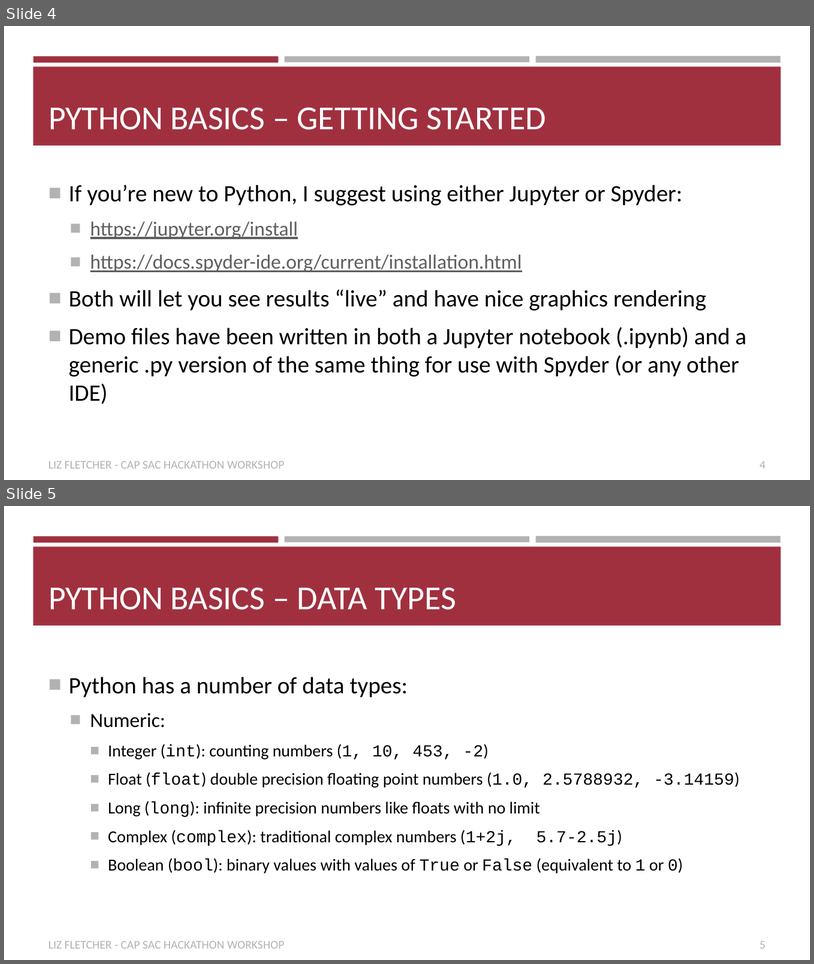
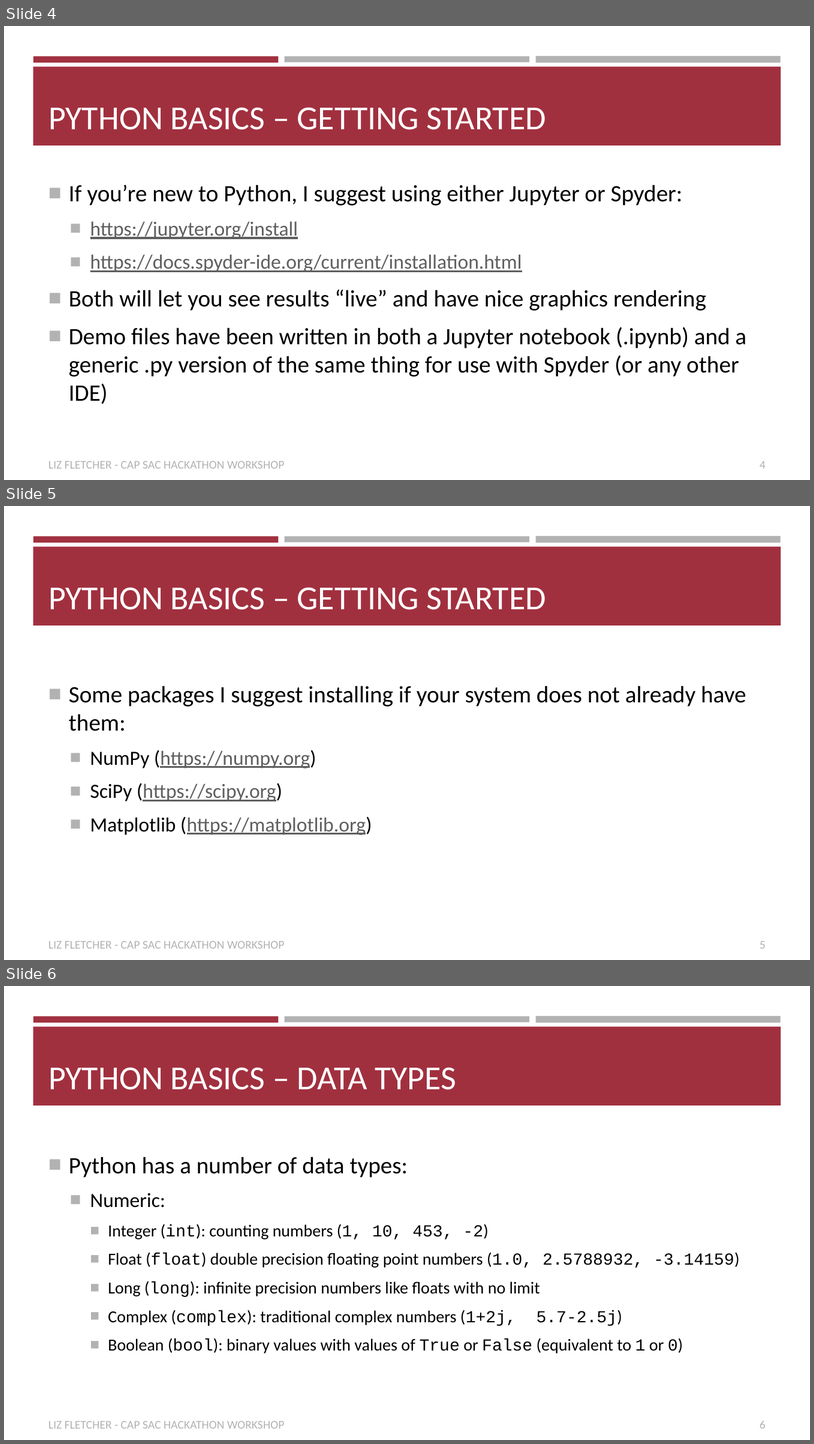
Before and after one commit to efletcher/CAP_SAC_Workshop, a slide deck: CAP_SAC_workshop.pptx. Shown one above the other, each under a label of ours: slides 4 and 5 before the commit, slides 4, 5 and 6 after it. The pictures are 814x964 and 814x1444 pixels, drawn with LibreOffice and Linux fonts; fonts in the diff are those of the drawing. Boxes give left, top, right and bottom in pixels: in the first picture for what was removed or moved away, otherwise in the second. Text is boxed around its words. In the diff, an @@ line names an element or a change of style, - is before the commit and + after.

```diff
--- a/CAP_SAC_workshop.pptx
+++ b/CAP_SAC_workshop.pptx
@@ slide 5 added at box(4, 506, 810, 960), background #FFFFFF; not listed: 1 template element that a slide beside it also shows @@
@@ rectangle added at box(33, 536, 279, 542), fill #A1303F @@
@@ rectangle added at box(285, 536, 530, 542), fill #B2B2B2 @@
@@ rectangle added at box(536, 536, 781, 543), fill #B2B2B2 @@
@@ title added at box(48, 587, 546, 610), 40 pt, text #FFFFFF @@
+PYTHON BASICS – GETTING STARTED
@@ text added at box(69, 685, 746, 835), 24 pt, text #000000 @@
+■ Some packages I suggest installing if your system does not already have them:
+  ■ NumPy (https://numpy.org)
+  ■ SciPy (https://scipy.org)
+  ■ Matplotlib (https://matplotlib.org)
@@ text added at box(48, 940, 284, 948), 14 pt, text #B2B2B2 @@
+LIZ FLETCHER - CAP SAC HACKATHON WORKSHOP
@@ page number added at box(760, 940, 766, 948), 14 pt, text #B2B2B2 @@
+5
@@ what was slide 5 is now slide 6 @@
@@ page number at box(760, 1420, 766, 1428): text changed @@
-5
+6
```
